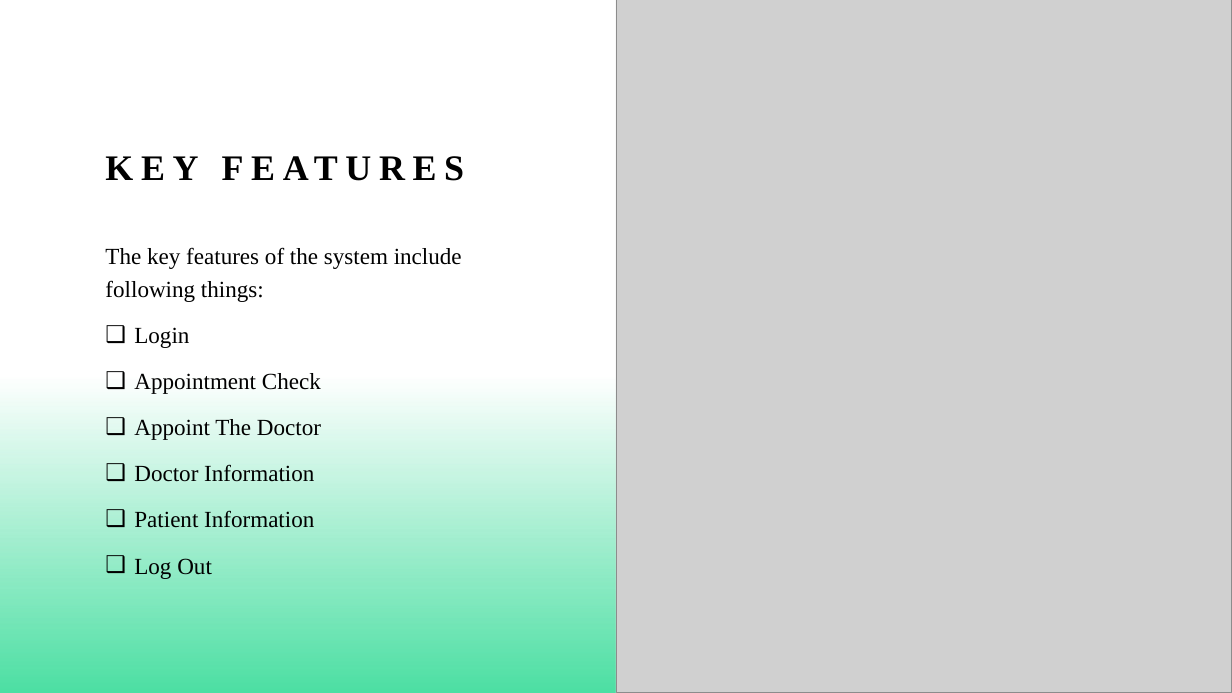
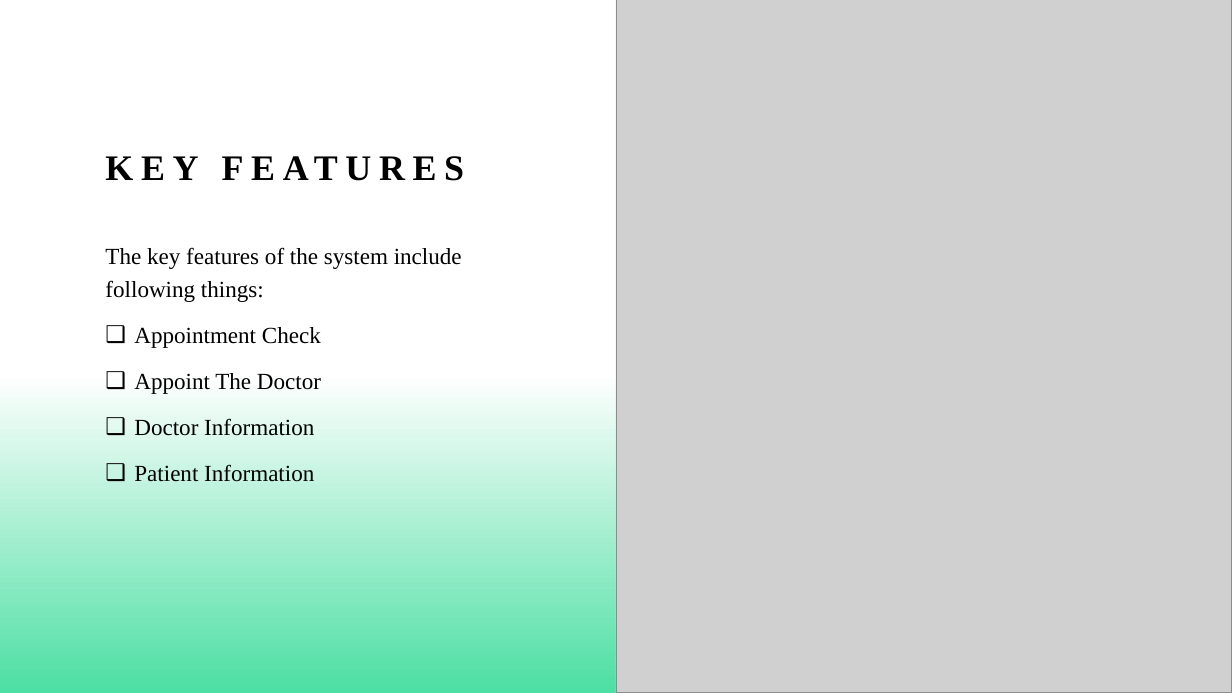
Before and after one commit to sandeshkhadka10/Healthcare, a slide deck: slide 6 of Presentation 2 final.pptx. Drawn at 1232x693 pixels with LibreOffice and Linux fonts; fonts in the diff are those of the drawing; grey boxes stand for pictures. Boxes give left, top, right and bottom in pixels: in the first picture for what was removed or moved away, otherwise in the second. Text is boxed around its words. In the diff, an @@ line names an element or a change of style, - is before the commit and + after.

Commit message:
the final push

```diff
--- a/Presentation 2 final.pptx
+++ b/Presentation 2 final.pptx
@@ text at box(134, 327, 189, 348): paragraph removed @@
-❑ Login
@@ text at box(134, 558, 212, 579): paragraph removed @@
-❑ Log Out
```
